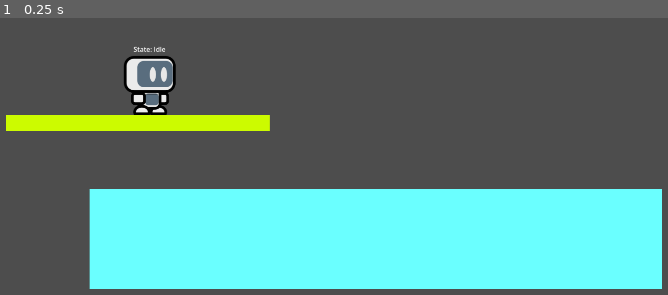
Above: before the commit, frame 1.
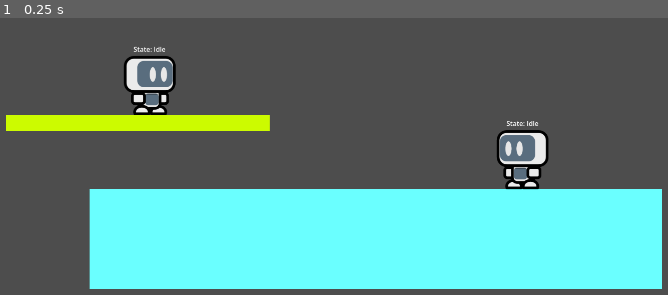
Above: after the commit, the same moment.

Repository: AcroPR/HyperStrikeDudes2D
Game: Godot game, scene res://src/stages/0base/stage.tscn
Two runs of this game, one before a commit and one after it. Both use one fixed random seed, a clock stepped at 60 frames per second and the inputs below.
Inputs:
- Up to frame 1 (0.25 s): no input

The runs differ from the first frame. In frame 1, 1.5% of the frame differs, in the area x 74-83%, y 37-63%.

Commit message:
feat: spawners can affect players facing left or right

Diff:
--- a/src/stage_nodes/scripts/fighter_spawner.gd
+++ b/src/stage_nodes/scripts/fighter_spawner.gd
@@ -3,6 +3,7 @@
 
 @export var stage: Stage
 @export_range(-1,3) var playerID: int = -1
+@export var facingRight: bool = true
 
 func _on_dead_fighter(_playerID: int):
 	MatchGlobal.playerLives[_playerID] -= 1
@@ -16,6 +17,7 @@
 		fighterInstance.playerID = _playerID
 	else:
 		fighterInstance.playerID = playerID
+	fighterInstance.facingRight = facingRight
 	add_child(fighterInstance)
 
 func _ready() -> void:
--- a/src/stages/0base/stage.tscn
+++ b/src/stages/0base/stage.tscn
@@ -70,6 +70,12 @@
 stage = NodePath("../..")
 playerID = 0
 
+[node name="1" parent="FighterSpawners" unique_id=1838962776 node_paths=PackedStringArray("stage") instance=ExtResource("2_onwow")]
+position = Vector2(352, 35)
+stage = NodePath("../..")
+playerID = 1
+facingRight = false
+
 [node name="DeathZone" type="Node2D" parent="." unique_id=389067667]
 
 [node name="Left" type="Area2D" parent="DeathZone" unique_id=581965215]
